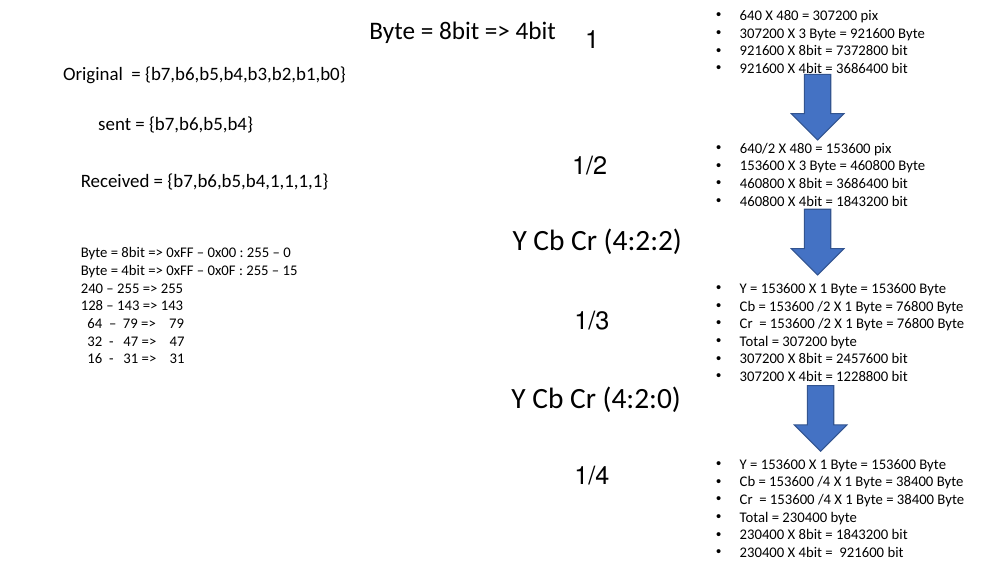
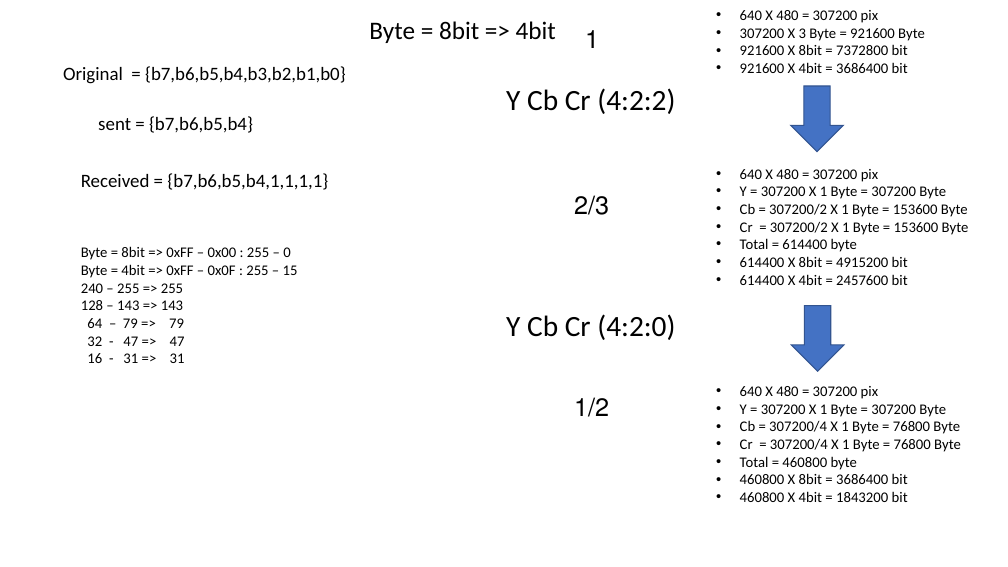
Before and after one commit to zahike/TauCC1200, a slide deck: slide 6 of scripts/DRvideoLink.pptx (slide 8 before the commit). Drawn at 1008x567 pixels with LibreOffice and Linux fonts; fonts in the diff are those of the drawing. Boxes give left, top, right and bottom in pixels: in the first picture for what was removed or moved away, otherwise in the second. Text is boxed around its words. In the diff, an @@ line names an element or a change of style, - is before the commit and + after.

Commit message:
fix doc

```diff
--- a/scripts/DRvideoLink.pptx
+++ b/scripts/DRvideoLink.pptx
@@ text "Y Cb Cr (4:2:2)": place and size @@
-text "Y Cb Cr (4:2:2)" at <box>513,228,682,254</box>
+text "Y Cb Cr (4:2:2)" at <box>506,88,675,114</box>
@@ down arrow: place and size @@
-down arrow at <box>792,74,845,140</box>
+down arrow at <box>791,86,844,152</box>
@@ text removed at <box>572,155,607,175</box> @@
-1/2
@@ text at <box>740,169,969,285</box>: text changed @@
-• 640/2 X 480 = 153600 pix
-• 153600 X 3 Byte = 460800 Byte
-• 460800 X 8bit = 3686400 bit
-• 460800 X 4bit = 1843200 bit
+• 640 X 480 = 307200 pix
+• Y = 307200 X 1 Byte = 307200 Byte
+• Cb = 307200/2 X 1 Byte = 153600 Byte
+• Cr = 307200/2 X 1 Byte = 153600 Byte
+• Total = 614400 byte
+• 614400 X 8bit = 4915200 bit
+• 614400 X 4bit = 2457600 bit
@@ text at <box>574,195,609,215</box>: text changed @@
-1/3
+2/3
@@ down arrow removed at <box>792,209,845,275</box> @@
@@ text removed at <box>740,283,965,386</box> @@
-• Y = 153600 X 1 Byte = 153600 Byte
-• Cb = 153600 /2 X 1 Byte = 76800 Byte
-• Cr = 153600 /2 X 1 Byte = 76800 Byte
-• Total = 307200 byte
-• 307200 X 8bit = 2457600 bit
-• 307200 X 4bit = 1228800 bit
@@ text "Y Cb Cr (4:2:0)": place and size @@
-text "Y Cb Cr (4:2:0)" at <box>511,386,681,412</box>
+text "Y Cb Cr (4:2:0)" at <box>506,314,675,340</box>
@@ down arrow: place and size @@
-down arrow at <box>795,386,848,451</box>
+down arrow at <box>792,306,845,371</box>
@@ text at <box>740,386,961,502</box>: text changed @@
-• Y = 153600 X 1 Byte = 153600 Byte
-• Cb = 153600 /4 X 1 Byte = 38400 Byte
-• Cr = 153600 /4 X 1 Byte = 38400 Byte
-• Total = 230400 byte
-• 230400 X 8bit = 1843200 bit
-• 230400 X 4bit = 921600 bit
+• 640 X 480 = 307200 pix
+• Y = 307200 X 1 Byte = 307200 Byte
+• Cb = 307200/4 X 1 Byte = 76800 Byte
+• Cr = 307200/4 X 1 Byte = 76800 Byte
+• Total = 460800 byte
+• 460800 X 8bit = 3686400 bit
+• 460800 X 4bit = 1843200 bit
@@ text at <box>574,397,609,417</box>: text changed @@
-1/4
+1/2
```
Also in this commit, not shown: 2 other slides changed.
